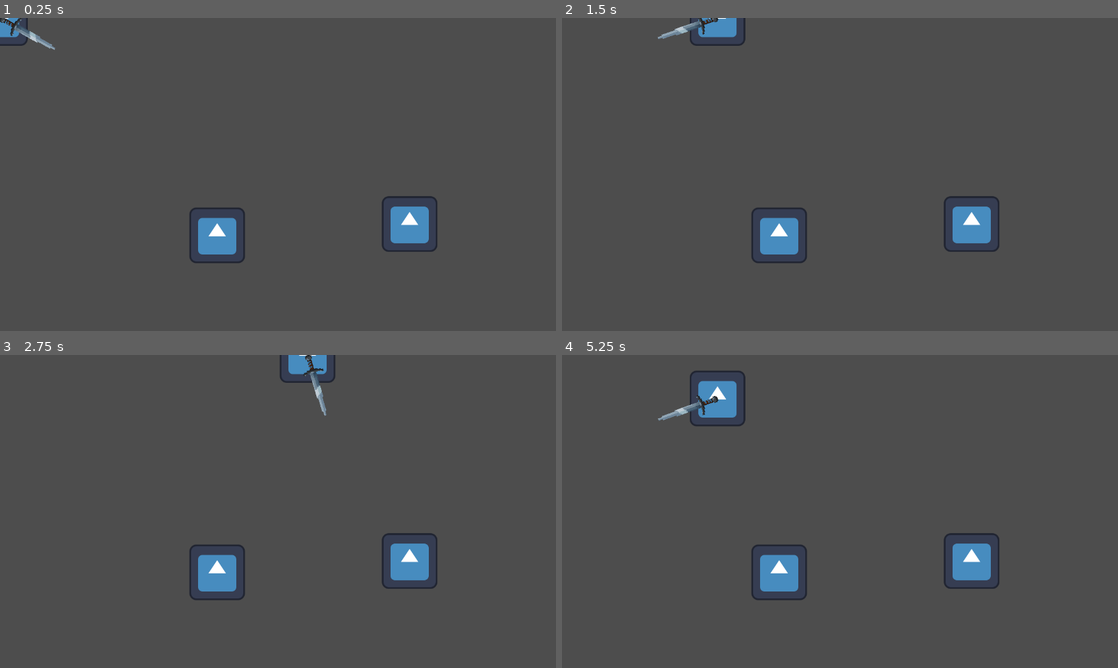
Above: before the commit, frames 1-4 (two rows, left to right).
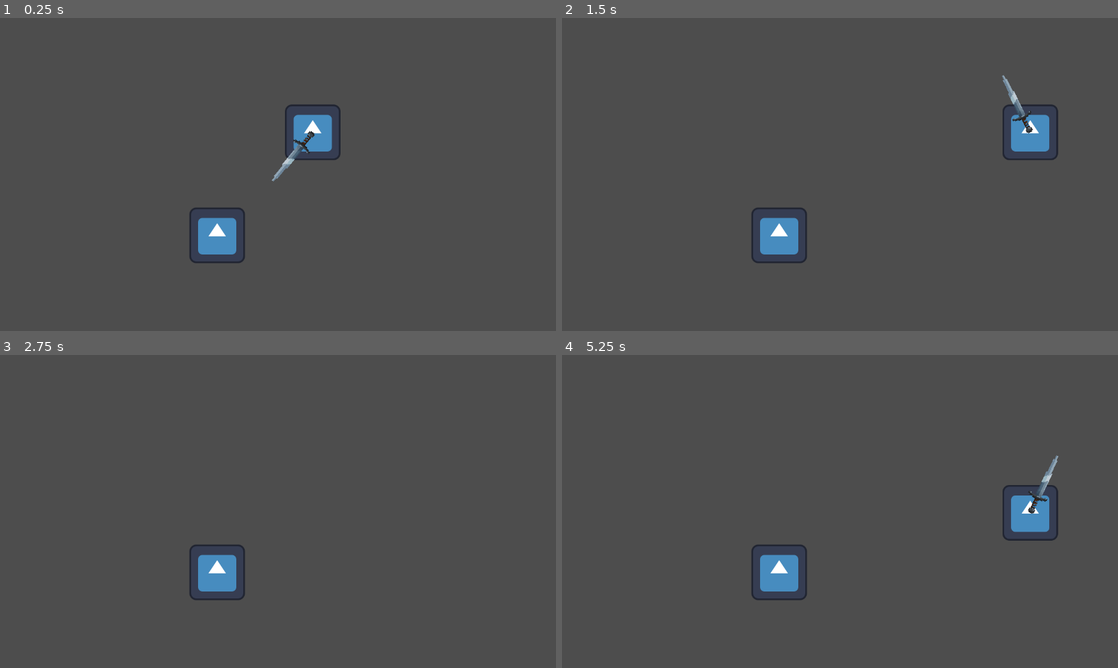
Above: after the commit, the same moments.

Repository: AntonioLive8166GameDev/runes-of-the-forsaken
Game: Godot game, scene res://scenes/test scenes/test_scene.tscn
Two runs of this game, one before a commit and one after it. Both use one fixed random seed, a clock stepped at 60 frames per second and the inputs below. This scene is started directly instead of the project's main scene. The engine's default icon, where the game draws it, is replaced by a stand-in: a white triangle on a blue panel in a dark square. Sound files missing from this copy of the repository are replaced by a short silence.
Inputs (mouse positions are in pixels of both pictures, inside the frame that each line leads up to):
- Up to frame 1 (0.25 s): no input
- Up to frame 2 (1.5 s): tap Enter at 0.5 s; move the mouse to (962, 158) at 0.52 s; hold D (right) 0.53-1.25 s; tap Backspace at 0.6 s; click (962, 158) at 0.67 s; drag from (728, 190) to (739, 33) at 1.27 s
- Up to frame 3 (2.75 s): tap Space at 2 s; move the mouse to (333, 442) at 2.02 s; hold D (right) from 2.03 s (still down); tap F at 2.1 s
- Up to frame 4 (5.25 s): release D (right) at 2.75 s; drag from (812, 574) to (973, 561) at 2.77 s; tap Enter at 3.5 s; move the mouse to (1006, 558) at 3.52 s; hold A (left) 3.53-4.25 s; tap Z at 3.6 s; drag from (673, 464) to (806, 570) at 4.27 s; tap Space at 5 s; move the mouse to (867, 511) at 5.02 s; hold S (down) from 5.03 s (still down); tap Delete at 5.1 s; click (867, 511) at 5.17 s

The runs differ from the first frame. In frame 1, 2.5% of the frame differs, in the area x 0-79%, y 0-75%; in frame 2, 2.8%; in frame 3, 1.7%; in frame 4, 3.3%, in the area x 17-90%, y 5-75%.

Commit message:
Enemigo 2 arreglao

Diff:
--- a/project.godot
+++ b/project.godot
@@ -31,7 +31,7 @@
 
 [editor_plugins]
 
-enabled=PackedStringArray("res://addons/Todo_Manager/plugin.cfg", "res://addons/kanban_tasks/plugin.cfg")
+enabled=PackedStringArray("res://addons/SignalVisualizer/plugin.cfg", "res://addons/Todo_Manager/plugin.cfg", "res://addons/kanban_tasks/plugin.cfg")
 
 [file_customization]
 
--- a/scenes/Enemies/arrow.gd
+++ b/scenes/Enemies/arrow.gd
@@ -20,7 +20,7 @@
 
 
 ## Hits the player ant then is free
-func _on_player_hit(body: Node) -> void:
-	if body.is_in_group("players"):
+func _on_player_hit(area: Area2D) -> void:
+	if area.is_in_group("players"):
 		emit_signal("damage_player", atk)
 		queue_free()
--- a/scenes/Enemies/arrow.tscn
+++ b/scenes/Enemies/arrow.tscn
@@ -7,7 +7,6 @@
 
 [node name="Arrow" type="Area2D" groups=["enemy_projectiles"]]
 collision_layer = 4
-collision_mask = 5
 script = ExtResource("1_a03gk")
 speed = 800
 
@@ -18,4 +17,4 @@
 scale = Vector2(5.08725, 5.08725)
 shape = SubResource("RectangleShape2D_a03gk")
 
-[connection signal="body_entered" from="." to="." method="_on_player_hit"]
+[connection signal="area_entered" from="." to="." method="_on_player_hit"]
--- a/scenes/Enemies/simple_enemy_2.gd
+++ b/scenes/Enemies/simple_enemy_2.gd
@@ -4,7 +4,7 @@
 @export var speed: int = 250
 @export var attack_damage: int = 20
 @export var attack_cooldown: float = 1.5 # En segundos
-signal damage_player(damage: int)
+
 
 var current_health: int
 var _player: Node2D = null
@@ -16,12 +16,14 @@
 
 func _process(_delta: float) -> void:
 	# Si el jugador está dentro del rango de detección, muévete hacia él.
-	if _player:
-		var direction = (_player.global_position - global_position).normalized()
+	if _player != null:
+		var angle = get_angle_to(_player.global_position)
+		var direction = Vector2(cos(angle), sin(angle))
 		velocity = direction * speed
 		move_and_slide()
-	if _target:
-		emit_signal("damage_player", attack_damage)
+
+	if _target != null and _can_attack:
+		$Sword_Area2D.emit_signal("damage_player", attack_damage)
 		print("Ya jala we :(")
 		_can_attack = false
 		$Cooldown.start()
@@ -37,25 +39,29 @@
 	queue_free()
 
 
-#region Detección del jugador
-# Se activa cuando el jugador entra al área de detección (Area2D con colisión más grande).
-func _on_detection_area_body_entered(body: Node2D) -> void:
+#region Ataque con espada (hitbox)
+# Cuando la espada del enemigo (otra Area2D) entra en contacto con el jugador.
+func _on_sword_area_2d_body_entered(body: Node2D) -> void:
+	if body.is_in_group("players"):
+		_target = body
+#endregion
+
+
+func _on_sword_area_2d_body_exited(body: Node2D) -> void:
+	if body == _target:
+		_target = null
+
+
+# Cuando el jugador entra, lo sigue.
+func _on_detection_area_2d_body_entered(body: Node2D) -> void:
 	if body.is_in_group("players"):
 		_player = body
 
-# Se desactiva cuando el jugador sale del área de detección.
-func _on_detection_area_body_exited(body: Node2D) -> void:
-	if body == _player:
-		_player = null
-#endregion
 
-
-#region Ataque con espada (hitbox)
-# Cuando la espada del enemigo (otra Area2D) entra en contacto con el jugador.
-func _on_attack_area_body_entered(body: Node2D) -> void:
-	if body.is_in_group("players"):
-		_target = body
-#endregion
+# Cuando el jugador se sale, deja de perseguirlo.
+#func _on_detection_area_2d_body_exited(body: Node2D) -> void:
+	#if body == _player:
+		#_player = null
 
 
 #region Cooldown
@@ -65,6 +71,19 @@
 #endregion
 
 
-func _on_sword_area_2d_body_exited(body: Node2D) -> void:
-	if body == _target:
-		_target = null
+func _on_damage_trigger_area_entered(weapon: Area2D) -> void:
+	# Verifica si el objeto es efectivamente un arma o proyectil y si la señal aún no está conectada.
+	if weapon.is_in_group("weapons") and not weapon.is_connected("attack", take_damage):
+		weapon.connect("attack", take_damage);
+		if weapon.is_connected("attack", take_damage):
+			print("signal \"attack\" connected to take_damage()")
+
+
+func _on_damage_trigger_area_exited(weapon: Area2D) -> void:
+	# Se espera un poco para aumentar un poco la vulnerabilidad.
+	await get_tree().create_timer(.5).timeout
+	# Verifica si el objeto es efectivamente un arma o proyectil y si la señal aún está conectada.
+	if weapon.is_in_group("weapons") and weapon.is_connected("attack", take_damage):
+		weapon.disconnect("attack", take_damage);
+		if not weapon.is_connected("attack", take_damage):
+			print("signal \"attack\" disconnected from take_damage()")
--- a/scenes/Enemies/simple_enemy_2.tscn
+++ b/scenes/Enemies/simple_enemy_2.tscn
@@ -1,13 +1,20 @@
-[gd_scene load_steps=5 format=3 uid="uid://k2in04xfrukq"]
+[gd_scene load_steps=8 format=3 uid="uid://k2in04xfrukq"]
 
 [ext_resource type="Texture2D" uid="uid://bi61aj358uhuq" path="res://icon.svg" id="1_cclp6"]
-[ext_resource type="Script" uid="uid://2j7mduwr4aph" path="res://scenes/Enemies/simple_enemy_2.gd" id="1_qlxhu"]
+[ext_resource type="Script" uid="uid://2j7mduwr4aph" path="res://scenes/enemies/simple_enemy_2.gd" id="1_qlxhu"]
+[ext_resource type="Script" uid="uid://b7te65xtajc2t" path="res://scenes/enemies/sword_area_2d.gd" id="3_pj5gs"]
 
 [sub_resource type="RectangleShape2D" id="RectangleShape2D_qlxhu"]
 size = Vector2(128, 128)
 
+[sub_resource type="RectangleShape2D" id="RectangleShape2D_61i1t"]
+size = Vector2(160, 48)
+
 [sub_resource type="CircleShape2D" id="CircleShape2D_qlxhu"]
 radius = 150.0
+
+[sub_resource type="RectangleShape2D" id="RectangleShape2D_pj5gs"]
+size = Vector2(136, 136)
 
 [node name="Simple_Enemy_2" type="CharacterBody2D" groups=["enemies"]]
 collision_layer = 2
@@ -22,19 +29,33 @@
 
 [node name="Sword_Area2D" type="Area2D" parent="." groups=["enemy_projectiles"]]
 collision_layer = 4
+script = ExtResource("3_pj5gs")
 
 [node name="CollisionShape2D" type="CollisionShape2D" parent="Sword_Area2D"]
-position = Vector2(64, 0)
-scale = Vector2(1, 0.25)
-shape = SubResource("RectangleShape2D_qlxhu")
+position = Vector2(144, 0)
+shape = SubResource("RectangleShape2D_61i1t")
 
 [node name="DetectionArea2D" type="Area2D" parent="."]
 
 [node name="CollisionShape2D" type="CollisionShape2D" parent="DetectionArea2D"]
 shape = SubResource("CircleShape2D_qlxhu")
 
+[node name="DamageTrigger" type="Area2D" parent="." groups=["enemies"]]
+collision_layer = 2
+collision_mask = 9
+
+[node name="TriggerCollision" type="CollisionShape2D" parent="DamageTrigger"]
+shape = SubResource("RectangleShape2D_pj5gs")
+one_way_collision_margin = 0.0
+debug_color = Color(0.974492, 0, 0.426382, 0.42)
+
 [node name="Cooldown" type="Timer" parent="."]
+one_shot = true
 
-[connection signal="body_entered" from="Sword_Area2D" to="." method="_on_attack_area_body_entered"]
+[connection signal="body_entered" from="Sword_Area2D" to="." method="_on_sword_area_2d_body_entered"]
 [connection signal="body_exited" from="Sword_Area2D" to="." method="_on_sword_area_2d_body_exited"]
+[connection signal="body_entered" from="DetectionArea2D" to="." method="_on_detection_area_2d_body_entered"]
+[connection signal="body_exited" from="DetectionArea2D" to="." method="_on_detection_area_2d_body_exited"]
+[connection signal="area_entered" from="DamageTrigger" to="." method="_on_damage_trigger_area_entered"]
+[connection signal="area_exited" from="DamageTrigger" to="." method="_on_damage_trigger_area_exited"]
 [connection signal="timeout" from="Cooldown" to="." method="_on_cooldown_timeout"]
--- a/scenes/Enemies/simple_enemy_3.tscn
+++ b/scenes/Enemies/simple_enemy_3.tscn
@@ -1,7 +1,7 @@
 [gd_scene load_steps=7 format=3 uid="uid://6ge558x1diy1"]
 
 [ext_resource type="Texture2D" uid="uid://bi61aj358uhuq" path="res://icon.svg" id="1_b1pjh"]
-[ext_resource type="Script" uid="uid://dp1fo3v67p1vm" path="res://scenes/Enemies/simple_enemy_3.gd" id="1_l7ahk"]
+[ext_resource type="Script" uid="uid://dp1fo3v67p1vm" path="res://scenes/enemies/simple_enemy_3.gd" id="1_l7ahk"]
 
 [sub_resource type="RectangleShape2D" id="RectangleShape2D_l7ahk"]
 size = Vector2(124, 124)
@@ -57,7 +57,6 @@
 debug_color = Color(0.59348, 0.00394018, 0.958673, 0.42)
 
 [node name="Cooldown" type="Timer" parent="."]
-wait_time = 2.0
 
 [connection signal="area_entered" from="DamageTrigger" to="." method="_on_damage_trigger_weapon_entered"]
 [connection signal="area_exited" from="DamageTrigger" to="." method="_on_damage_trigger_weapon_exited"]
--- /dev/null
+++ b/scenes/enemies/sword_area_2d.gd
@@ -0,0 +1,3 @@
+extends Area2D
+
+signal damage_player(damage: int)
--- a/scenes/player/player.gd
+++ b/scenes/player/player.gd
@@ -13,6 +13,9 @@
 @export var invulnerable : bool = false ## Si es [code]true[/code], puede recibir daño; de lo contrario, no.
 var is_alive : bool = true ## Si es [code]false[/code], no puede moverse y se vuelve invulnerable.
 
+
+func _ready() -> void:
+	pass
 
 func _process(_delta: float) -> void:
 	motion()
@@ -46,7 +49,7 @@
 func die():
 	is_alive = false
 	$DamageTrigger.monitoring = false
-	$DamageTrigger.monitoring = true
+	$PlayerCollision.disabled = true
 	# TODO: Programar la animación.
 	$PlayerSFX.stream = preload("res://resourses/sfx/game_over.wav")
 	$PlayerSFX.play()
--- a/scenes/player/player.tscn
+++ b/scenes/player/player.tscn
@@ -25,7 +25,7 @@
 [node name="BasicSword" parent="." instance=ExtResource("3_gmlin")]
 scale = Vector2(2.5, 2.5)
 
-[node name="DamageTrigger" type="Area2D" parent="."]
+[node name="DamageTrigger" type="Area2D" parent="." groups=["players"]]
 collision_mask = 6
 
 [node name="TriggerCollision" type="CollisionShape2D" parent="DamageTrigger"]
--- a/scenes/test scenes/test_scene.tscn
+++ b/scenes/test scenes/test_scene.tscn
@@ -1,15 +1,12 @@
-[gd_scene load_steps=4 format=3 uid="uid://e1jqbwru8k53"]
+[gd_scene load_steps=3 format=3 uid="uid://e1jqbwru8k53"]
 
 [ext_resource type="PackedScene" uid="uid://db4qtrsxneyfy" path="res://scenes/player/player.tscn" id="1_a6juh"]
-[ext_resource type="PackedScene" uid="uid://b4aaws6hqf22g" path="res://scenes/Enemies/simple_enemy.tscn" id="2_a6juh"]
-[ext_resource type="PackedScene" uid="uid://k2in04xfrukq" path="res://scenes/Enemies/simple_enemy_2.tscn" id="3_47v3h"]
+[ext_resource type="PackedScene" uid="uid://k2in04xfrukq" path="res://scenes/enemies/simple_enemy_2.tscn" id="3_47v3h"]
 
 [node name="TestScene" type="Node2D"]
 
 [node name="Player" parent="." instance=ExtResource("1_a6juh")]
-
-[node name="SimpleEnemy" parent="." instance=ExtResource("2_a6juh")]
-position = Vector2(943, 474)
+position = Vector2(720, 263)
 
 [node name="Simple_Enemy_2" parent="." instance=ExtResource("3_47v3h")]
 position = Vector2(500, 500)
Not shown, added: scenes/enemies/sword_area_2d.gd.uid
